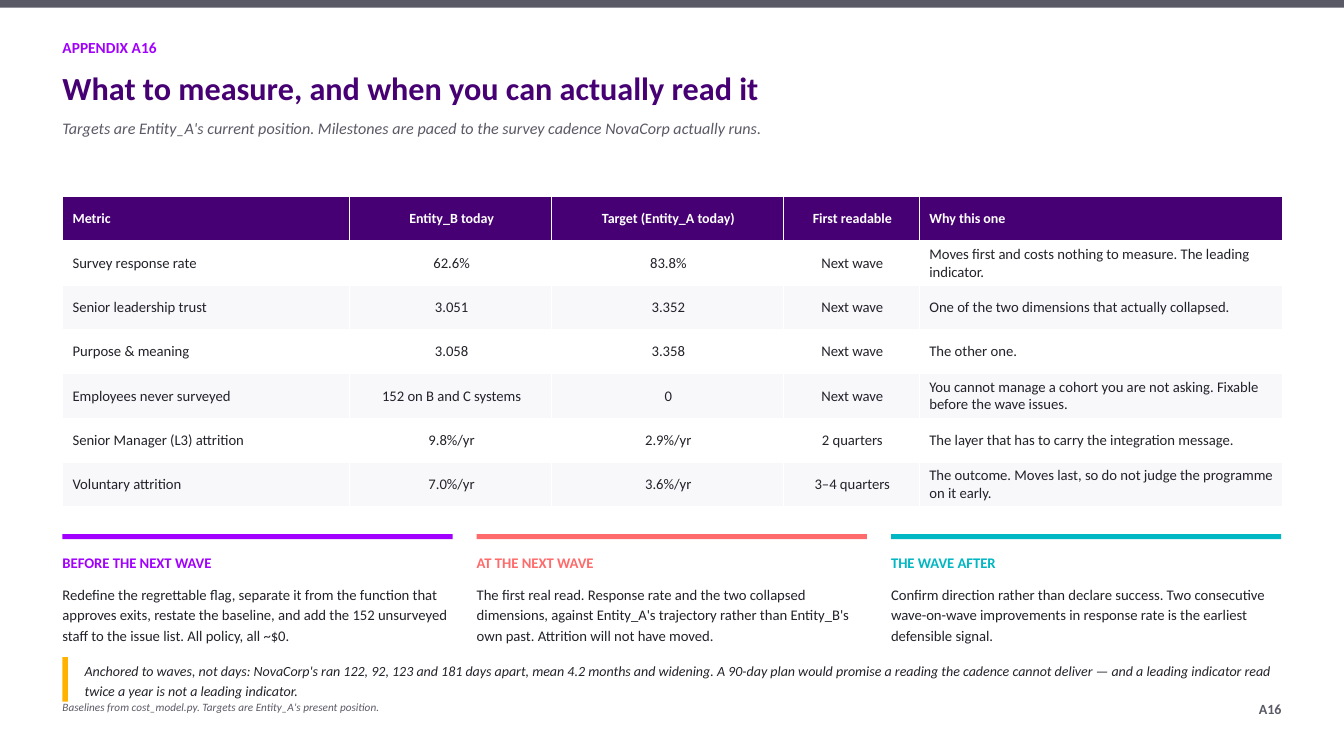
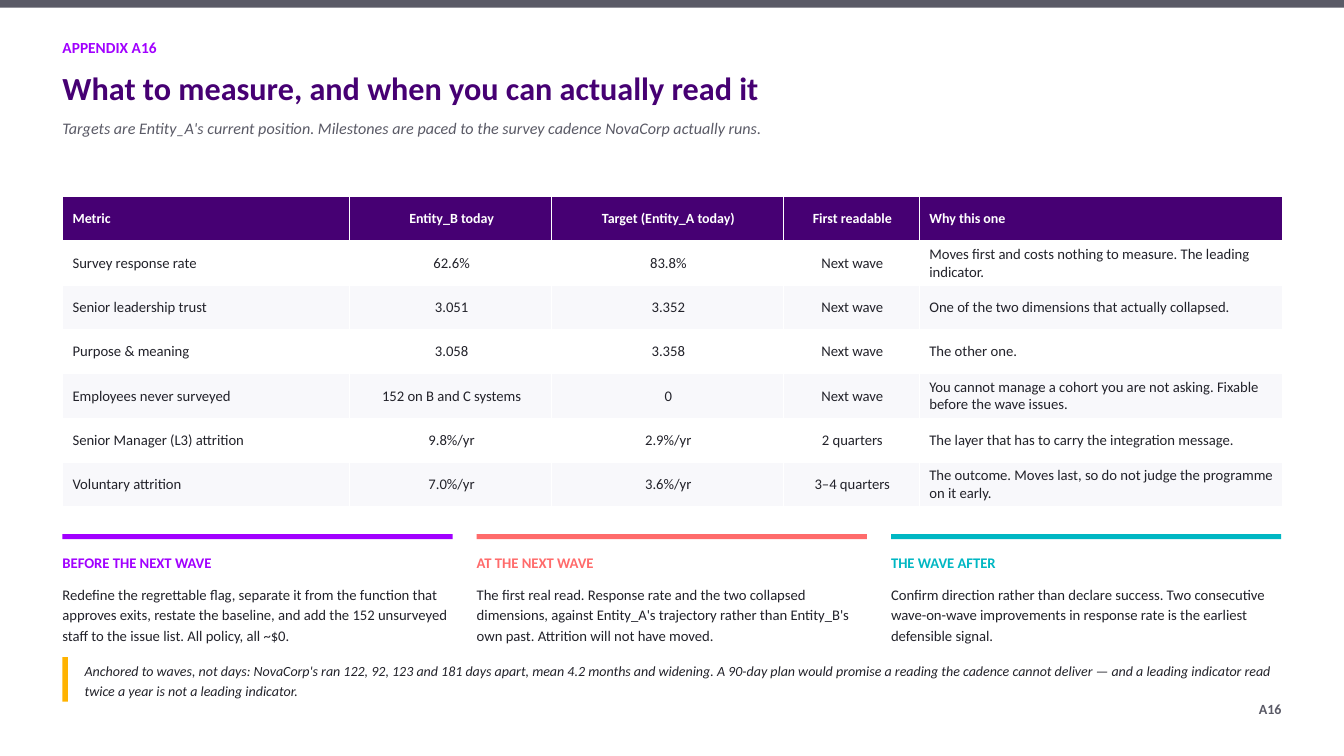
Before and after one commit to athxrva21/subaa_datathon, a slide deck: slide 34 of deck/NovaCorp_deck.pptx. Drawn at 1344x756 pixels with LibreOffice and Linux fonts; fonts in the diff are those of the drawing. Boxes give left, top, right and bottom in pixels: in the first picture for what was removed or moved away, otherwise in the second. Text is boxed around its words. In the diff, an @@ line names an element or a change of style, - is before the commit and + after.

```diff
--- a/deck/NovaCorp_deck.pptx
+++ b/deck/NovaCorp_deck.pptx
@@ text removed at (62,703,379,713) @@
-Baselines from cost_model.py. Targets are Entity_A's present position.
```
Also in this commit, not shown: 14 other slides changed, 3 other files.
